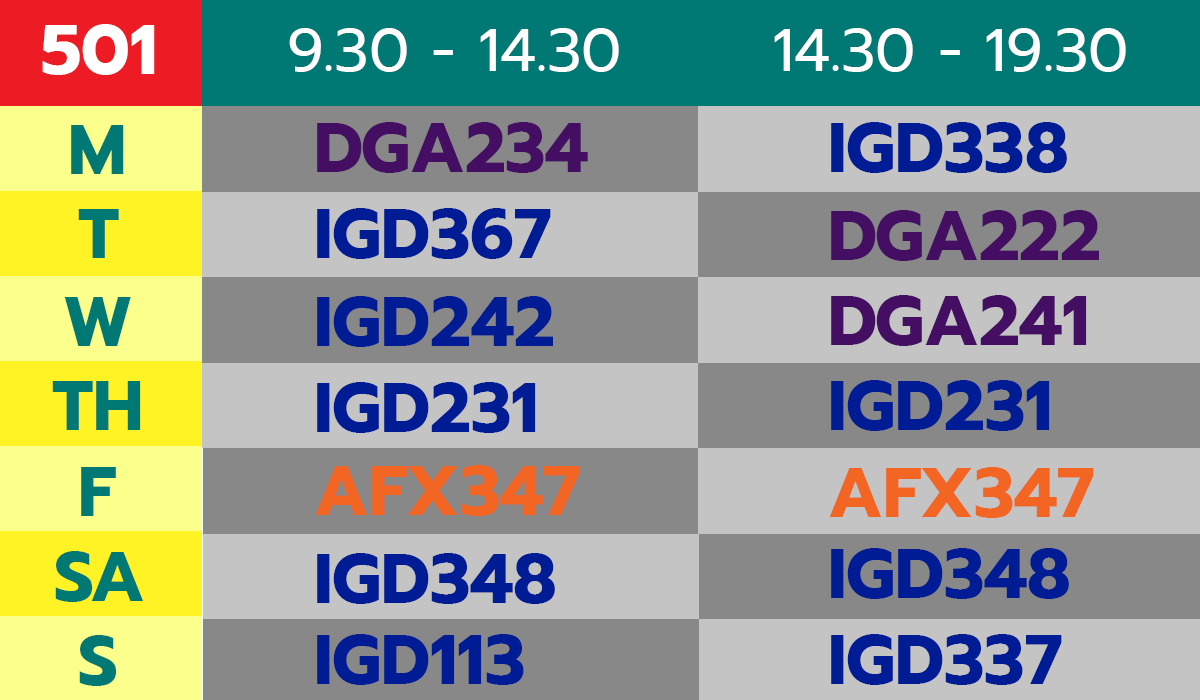
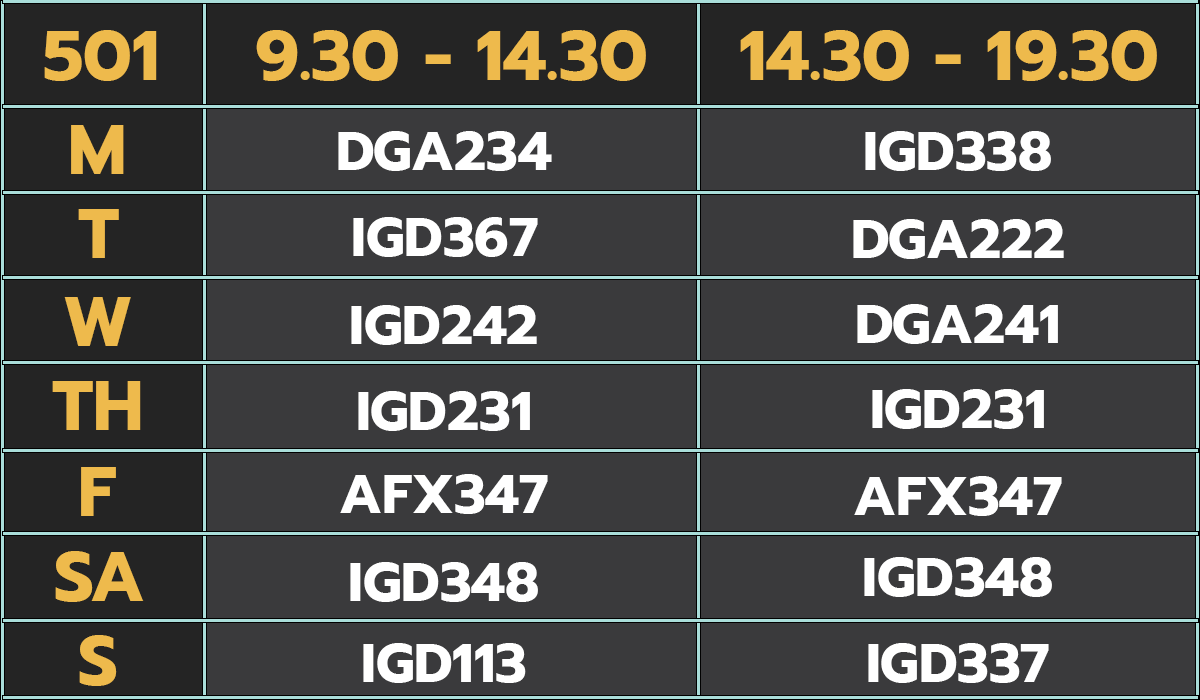
Two versions of the same layered image (1200 × 700). Layer-by-layer changes:
painted on "14.30 - 19.30" over [740, 28, 1157, 81]
painted on "9.30 - 14.30" over [256, 28, 646, 81]
painted on "Rectangle 3" over [0, 0, 202, 106]
painted on "Rectangle 2 copy 6" over [0, 531, 202, 616]
painted on "Rectangle 2 copy 5" over [0, 446, 202, 531]
painted on "Rectangle 2 copy 4" over [0, 361, 202, 446]
painted on "Rectangle 2 copy 3" over [0, 276, 202, 361]
painted on "Rectangle 2 copy 2" over [0, 191, 202, 276]
painted on "Rectangle 2 copy" over [0, 106, 202, 191]
painted on "Rectangle 1" over [202, 0, 1200, 106]
painted on "Rectangle 2 copy 15" (1st of 2) over [203, 534, 699, 619]
painted on "Rectangle 2 copy 11" (1st of 2) over [699, 619, 1200, 700]
painted on "Rectangle 2 copy 11" (2nd of 2) over [203, 615, 700, 700]
painted on "Rectangle 2 copy 10" (1st of 2) over [698, 448, 1200, 534]
painted on "Rectangle 2 copy 15" (2nd of 2) over [698, 534, 1200, 619]
painted on "Rectangle 2 copy 10" (2nd of 2) over [203, 448, 700, 534]
painted on "Rectangle 2 copy 14" (1st of 2) over [202, 363, 698, 448]
painted on "Rectangle 2 copy 9" (1st of 2) over [698, 277, 1200, 363]
painted on "Rectangle 2 copy 14" (2nd of 2) over [698, 363, 1200, 448]
painted on "Rectangle 2 copy 9" (2nd of 2) over [202, 277, 699, 363]
painted on "Rectangle 2 copy 12" over [202, 192, 698, 277]
painted on "Rectangle 2 copy 8" over [698, 106, 1200, 192]
painted on "Rectangle 2 copy 13" over [698, 192, 1200, 277]
painted on "Rectangle 2" over [202, 106, 699, 192]
…and 36 more changes (13 added, 23 painted, 1 renamed)
